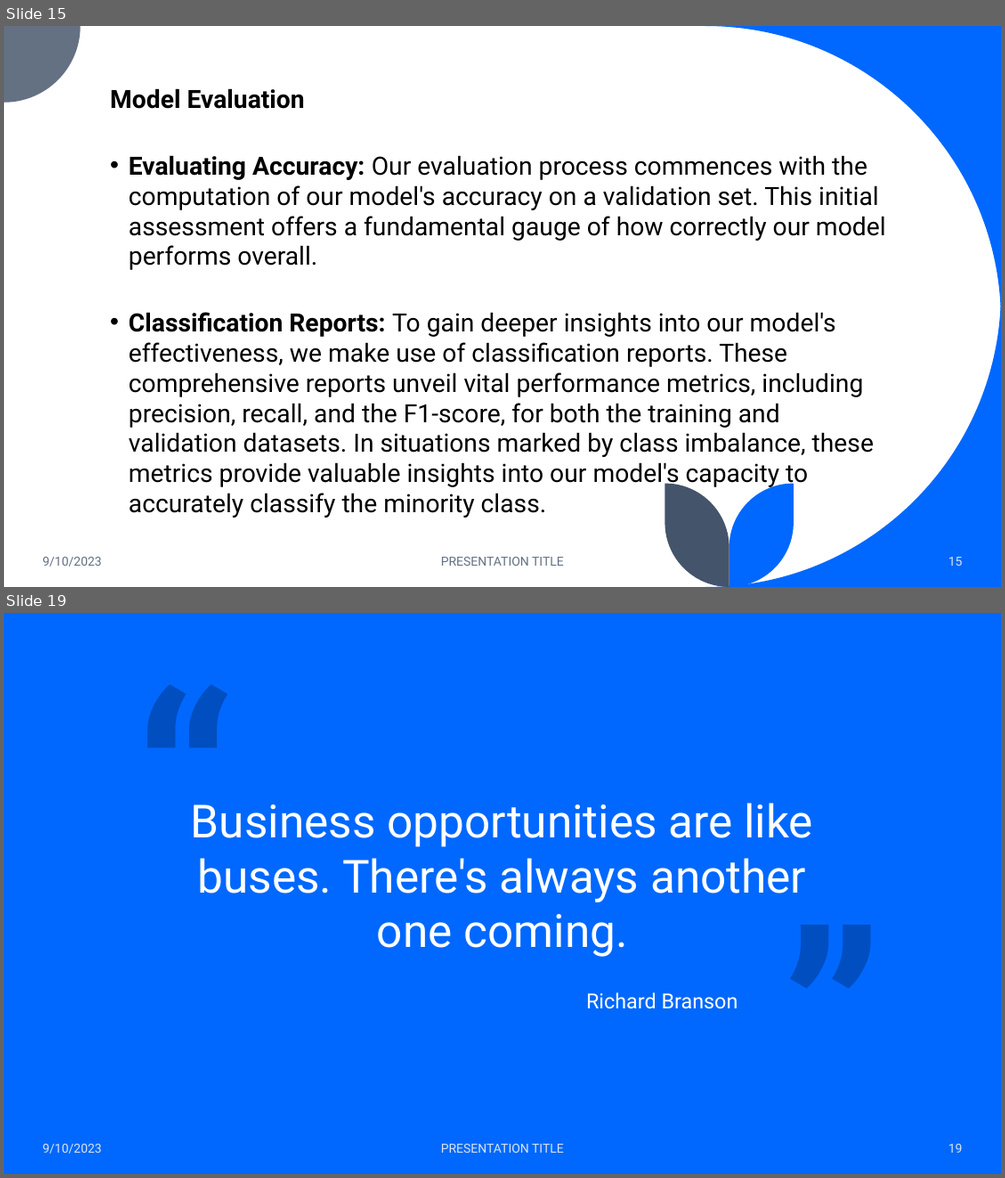
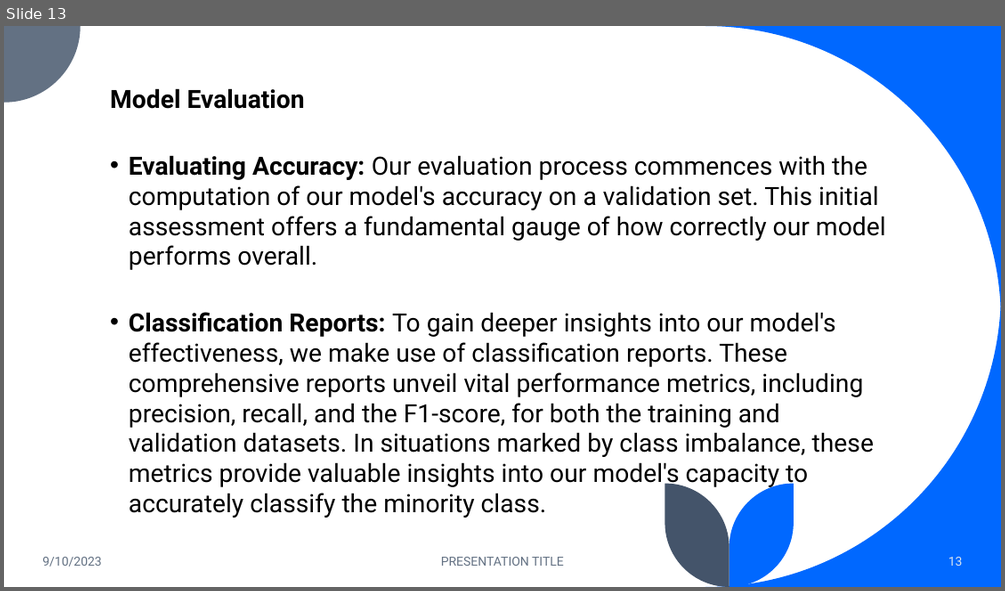
Before and after one commit to kwabenaboateng/AZUBI-CAPSTONE-PROJECT, a slide deck: Income Prediction Challenge for Azubian - PPT.pptx. Shown one above the other, each under a label of ours: slides 15 and 19 before the commit, slide 13 after it; the slides between them are not shown. The pictures are 1005x1178 and 1005x591 pixels, drawn with LibreOffice and Linux fonts; fonts in the diff are those of the drawing. Boxes give left, top, right and bottom in pixels: in the first picture for what was removed or moved away, otherwise in the second. Text is boxed around its words. In the diff, an @@ line names an element or a change of style, - is before the commit and + after.

```diff
--- a/Income Prediction Challenge for Azubian - PPT.pptx
+++ b/Income Prediction Challenge for Azubian - PPT.pptx
@@ slide 19 removed at [4, 613, 1001, 1174], background #0068FF @@
@@ text removed at [127, 657, 238, 747] @@
-“
@@ title removed at [191, 803, 813, 957] @@
-Business opportunities are like buses. There's always another one coming.
@@ text removed at [774, 893, 886, 983] @@
-”
@@ text removed at [586, 992, 738, 1009] @@
-Richard Branson
@@ text removed at [42, 1143, 102, 1153] @@
-9/10/2023
@@ text removed at [441, 1143, 564, 1152] @@
-PRESENTATION TITLE
@@ page number removed at [948, 1143, 963, 1152] @@
-19
@@ what was slide 15 is now slide 13 @@
@@ page number at [948, 556, 963, 565]: text changed @@
-15
+13
```
Also in this commit, not shown: 7 slides changed, 3 slides added, 10 other slides removed, 8 other files.
